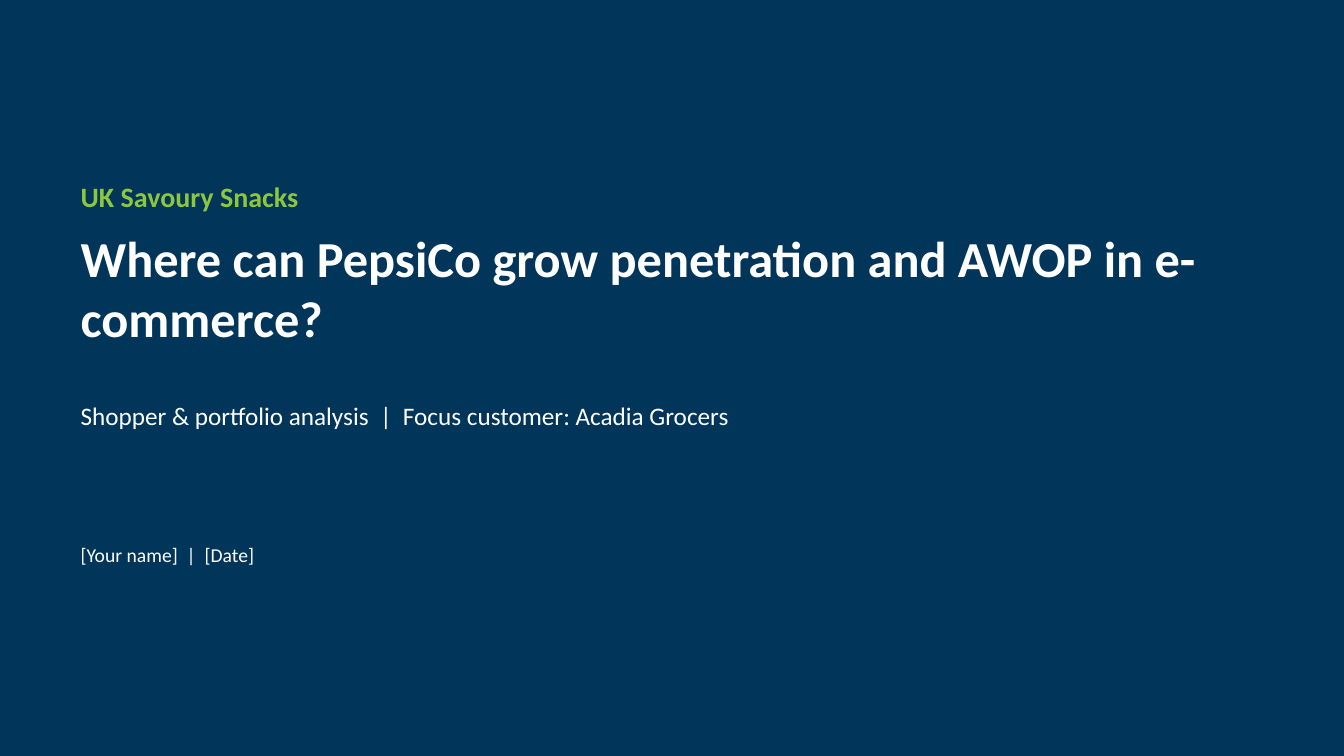
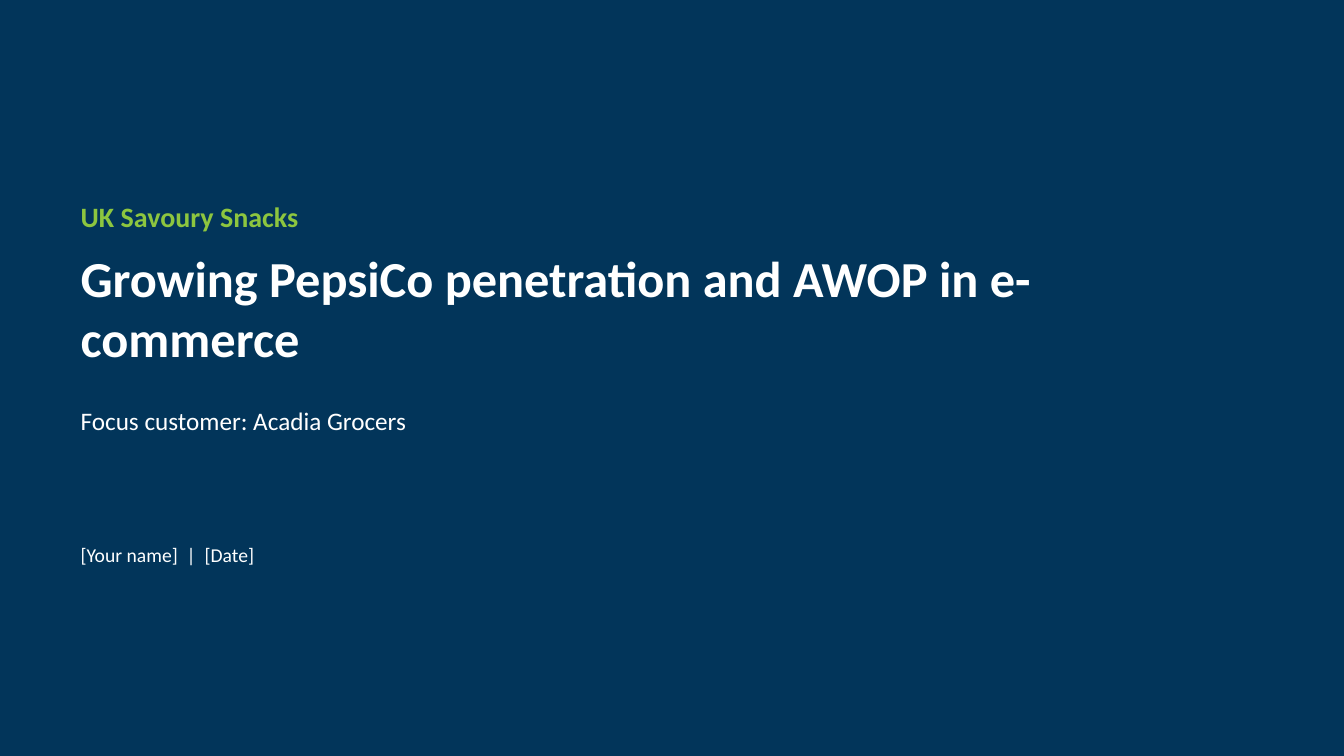
Before and after one commit to harshjunekumar/test-sample, a slide deck: slide 1 of case_study/PepsiCo_Savoury_Case_Study_Deck.pptx. Drawn at 1344x756 pixels with LibreOffice and Linux fonts; fonts in the diff are those of the drawing. Boxes give left, top, right and bottom in pixels: in the first picture for what was removed or moved away, otherwise in the second. Text is boxed around its words. In the diff, an @@ line names an element or a change of style, - is before the commit and + after.

```diff
--- a/case_study/PepsiCo_Savoury_Case_Study_Deck.pptx
+++ b/case_study/PepsiCo_Savoury_Case_Study_Deck.pptx
@@ text "UK Savoury Snacks" moved from (x1=81, y1=187, x2=298, y2=212) to (x1=81, y1=207, x2=298, y2=232) @@
@@ text at (x1=81, y1=261, x2=1031, y2=358): text changed @@
-Where can PepsiCo grow penetration and AWOP in e-commerce?
+Growing PepsiCo penetration and AWOP in e-commerce
@@ text at (x1=81, y1=412, x2=406, y2=431): text changed @@
-Shopper & portfolio analysis | Focus customer: Acadia Grocers
+Focus customer: Acadia Grocers
```
Also in this commit, not shown: 5 other slides changed, 5 slides added, 5 slides removed.
